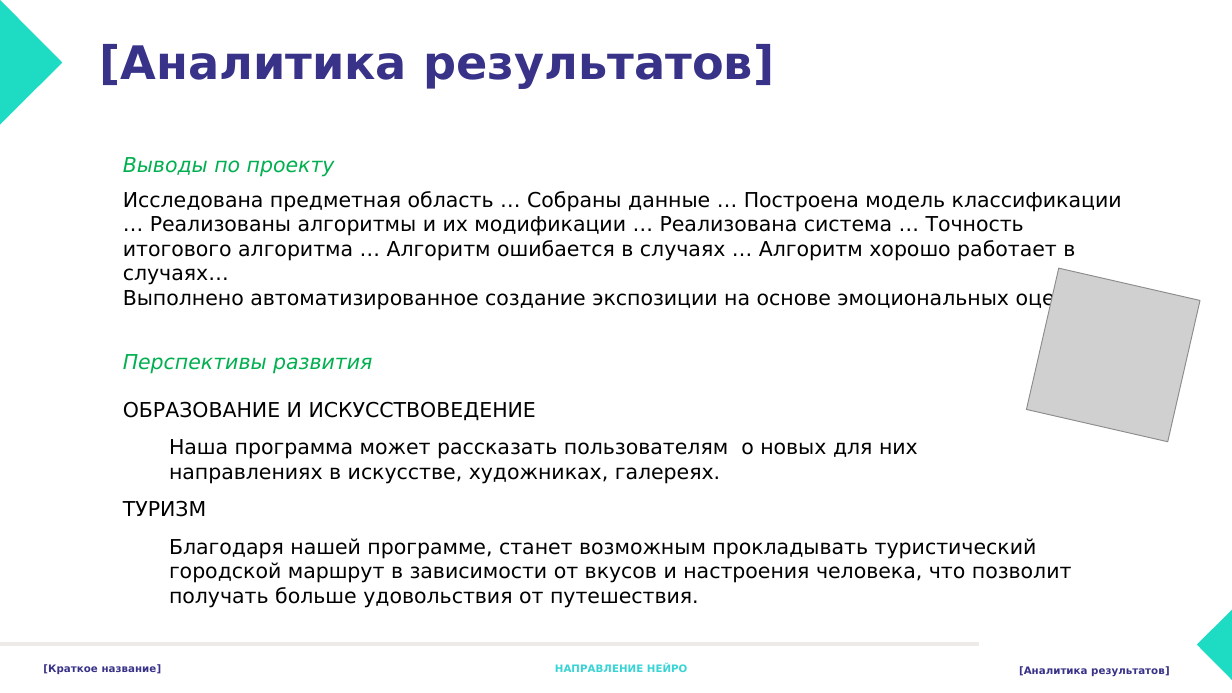
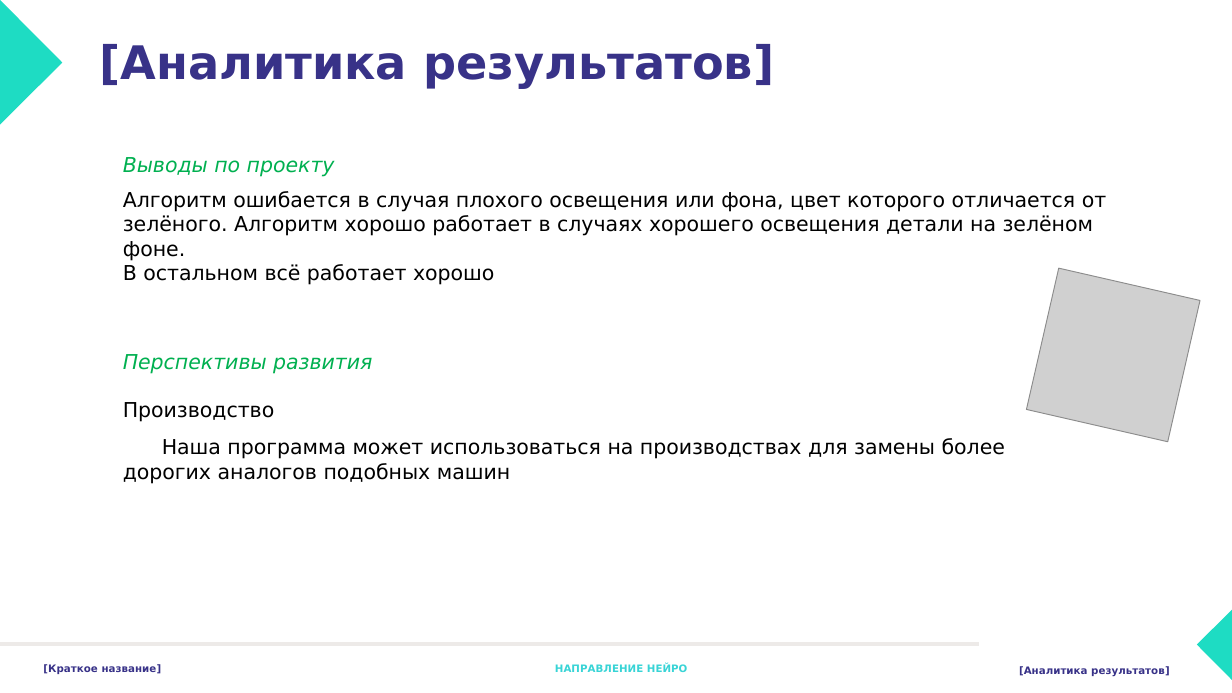
Before and after one commit to Arava003/kalashnikov_project, a slide deck: slide 8 of Шаблон для Нейро для защиты.pptx. Drawn at 1232x693 pixels with LibreOffice and Linux fonts; fonts in the diff are those of the drawing; grey boxes stand for pictures. Boxes give left, top, right and bottom in pixels: in the first picture for what was removed or moved away, otherwise in the second. Text is boxed around its words. In the diff, an @@ line names an element or a change of style, - is before the commit and + after.

```diff
--- a/Шаблон для Нейро для защиты.pptx
+++ b/Шаблон для Нейро для защиты.pptx
@@ text at (123, 191, 1106, 285): text changed @@
-Исследована предметная область … Собраны данные … Построена модель классификации … Реализованы алгоритмы и их модификации … Реализована система … Точность итогового алгоритма … Алгоритм ошибается в случаях … Алгоритм хорошо работает в случаях…
-Выполнено автоматизированное создание экспозиции на основе эмоциональных оценок.
+Алгоритм ошибается в случая плохого освещения или фона, цвет которого отличается от зелёного. Алгоритм хорошо работает в случаях хорошего освещения детали на зелёном фоне.
+В остальном всё работает хорошо
@@ text at (123, 402, 1005, 484): text changed @@
-ОБРАЗОВАНИЕ И ИСКУССТВОВЕДЕНИЕ
-Наша программа может рассказать пользователям о новых для них направлениях в искусстве, художниках, галереях.
-ТУРИЗМ
-Благодаря нашей программе, станет возможным прокладывать туристический городской маршрут в зависимости от вкусов и настроения человека, что позволит получать больше удовольствия от путешествия.
+Производство
+Наша программа может использоваться на производствах для замены более дорогих аналогов подобных машин
```
Also in this commit, not shown: 6 other slides changed, 28 other files.
